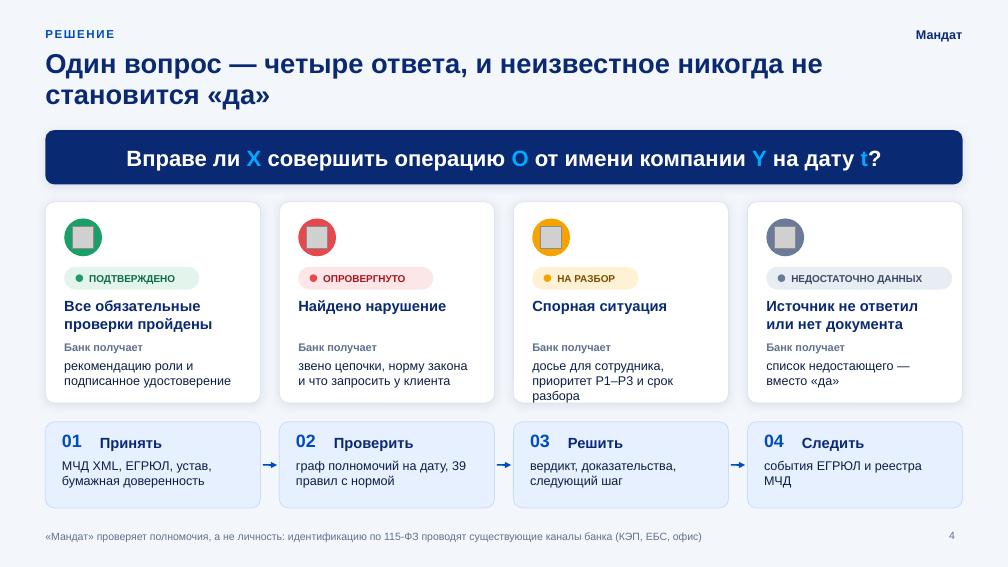
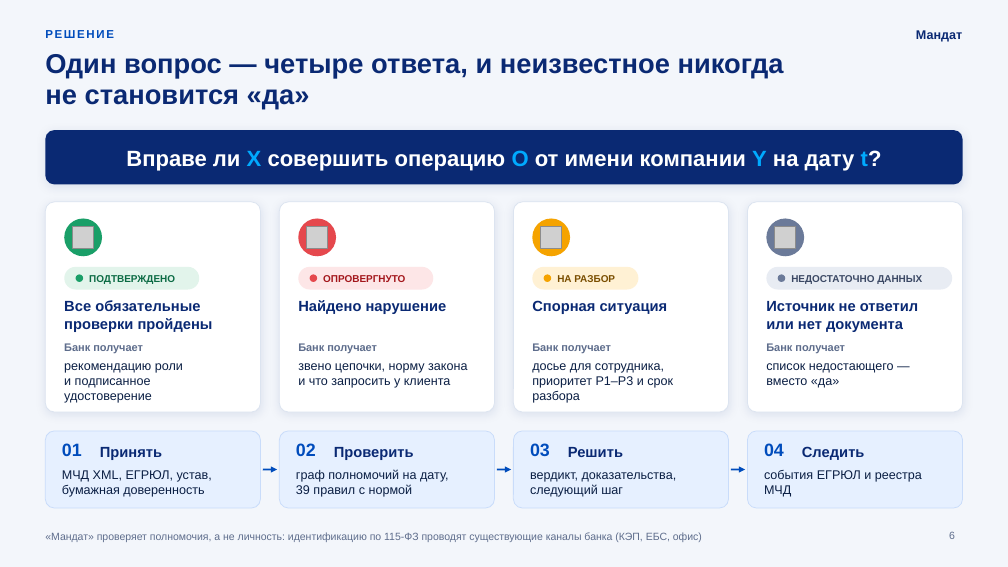
Before and after one commit to KonkovDV/Mandat, a slide deck: slide 6 of submission/slides/Mandat_VTB.pptx (slide 4 before the commit). Drawn at 1008x567 pixels with LibreOffice and Linux fonts; fonts in the diff are those of the drawing; grey boxes stand for pictures; background and template pictures are left out. Boxes give left, top, right and bottom in pixels: in the first picture for what was removed or moved away, otherwise in the second. Text is boxed around its words. In the diff, an @@ line names an element or a change of style, - is before the commit and + after.

Commit message:
docs: rebuild the deck from a written brief with real demo output
- PROMPT.md is the brief: audience, answer-first storyline, VTB design
  system, Russian typography, WCAG 2.2 AA, data rules and an acceptance
  checklist; build_deck.js implements it.
- New slides: summary, a timeline of demo case 14 built from its files,
  a real ./run-demo.sh screenshot and terminal output, traceability of
  every number, and the employee and client journey.
- Typography: non-breaking spaces and hyphens; lint_claims.py and
  finish_deck.py normalise them, so checks still see numbers and phrases.
- Navigation: a clickable appendix index with links back; finish_deck.py
  sets the text language to ru-RU.
- capture_demo.js reproduces the demo screenshot; the QR code links to
  the repository.

```diff
--- a/submission/slides/Mandat_VTB.pptx
+++ b/submission/slides/Mandat_VTB.pptx
@@ title "Один вопрос — четыре ответа, ..." rewrapped from bbox=[45, 54, 823, 109] to bbox=[45, 54, 784, 109] @@
@@ rounded rectangle: place and size @@
-rounded rectangle at bbox=[45, 202, 261, 403]
+rounded rectangle at bbox=[45, 202, 261, 412]
@@ rounded rectangle: place and size @@
-rounded rectangle at bbox=[280, 202, 495, 403]
+rounded rectangle at bbox=[280, 202, 495, 412]
@@ rounded rectangle: place and size @@
-rounded rectangle at bbox=[513, 202, 729, 403]
+rounded rectangle at bbox=[513, 202, 729, 412]
@@ rounded rectangle: place and size @@
-rounded rectangle at bbox=[748, 202, 963, 403]
+rounded rectangle at bbox=[748, 202, 963, 412]
@@ text "рекомендацию роли и подписанное удостоверение" rewrapped from bbox=[64, 363, 232, 388] to bbox=[64, 363, 183, 403] @@
@@ rounded rectangle: place and size @@
-rounded rectangle at bbox=[45, 422, 261, 508]
+rounded rectangle at bbox=[45, 431, 261, 508]
@@ rounded rectangle: place and size @@
-rounded rectangle at bbox=[280, 422, 495, 508]
+rounded rectangle at bbox=[280, 431, 495, 508]
@@ rounded rectangle: place and size @@
-rounded rectangle at bbox=[513, 422, 729, 508]
+rounded rectangle at bbox=[513, 431, 729, 508]
@@ proportions changed in 8 elements at bbox=[45, 202, 261, 412], bbox=[280, 202, 495, 412], bbox=[513, 202, 729, 412], bbox=[748, 202, 963, 412], bbox=[513, 431, 729, 508], bbox=[45, 431, 261, 508], bbox=[280, 431, 495, 508], bbox=[748, 431, 963, 508] @@
@@ rounded rectangle: place and size @@
-rounded rectangle at bbox=[748, 422, 963, 508]
+rounded rectangle at bbox=[748, 431, 963, 508]
@@ 8 texts: place and size @@
-8 texts at bbox=[62, 434, 865, 451]
+8 texts at bbox=[62, 443, 865, 460]
@@ text "МЧД XML, ЕГРЮЛ, устав, бумажная ...": place and size @@
-text "МЧД XML, ЕГРЮЛ, устав, бумажная ..." at bbox=[62, 461, 212, 488]
+text "МЧД XML, ЕГРЮЛ, устав, бумажная ..." at bbox=[62, 470, 212, 497]
@@ text "граф полномочий на дату, 39 ..." rewrapped from bbox=[296, 460, 466, 488] to bbox=[296, 469, 449, 497] @@
@@ text "вердикт, доказательства, следующий шаг": place and size @@
-text "вердикт, доказательства, следующий шаг" at bbox=[530, 463, 677, 488]
+text "вердикт, доказательства, следующий шаг" at bbox=[530, 472, 677, 497]
@@ 3 arrows: place and size @@
-3 arrows at bbox=[263, 465, 746, 465]
+3 arrows at bbox=[263, 470, 746, 470]
@@ text "события ЕГРЮЛ и реестра МЧД": place and size @@
-text "события ЕГРЮЛ и реестра МЧД" at bbox=[764, 461, 922, 488]
+text "события ЕГРЮЛ и реестра МЧД" at bbox=[764, 470, 922, 497]
@@ page number at bbox=[949, 532, 955, 539]: text changed; text colour #62718F to #5E6D8C @@
-4
+6
```
Also in this commit, not shown: 28 other slides changed, 6 slides added, 1 slide removed, 13 other files.
